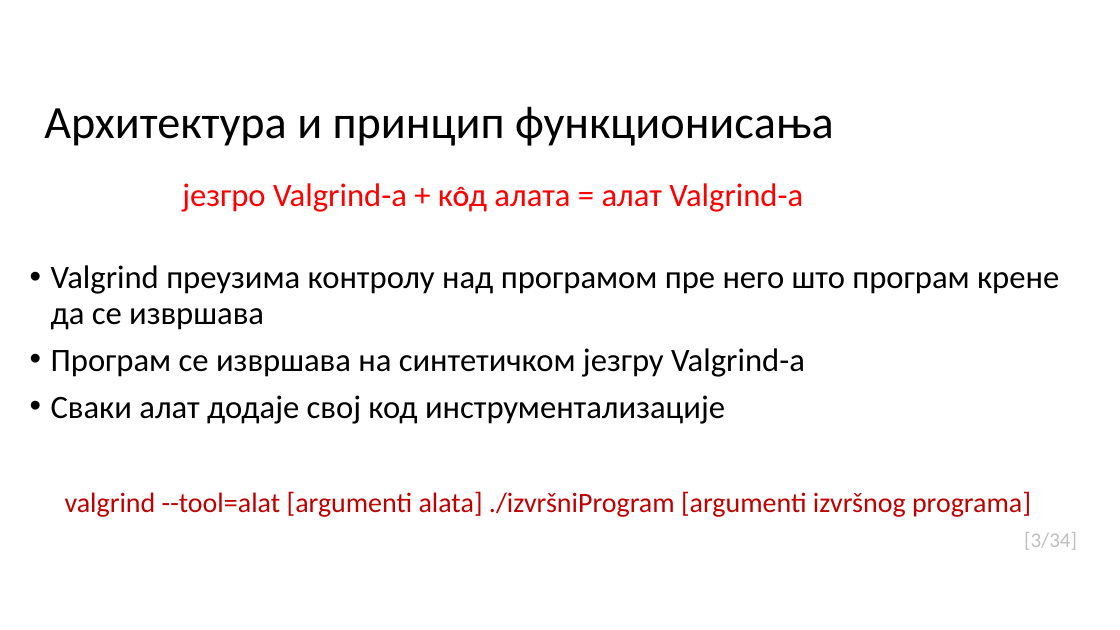
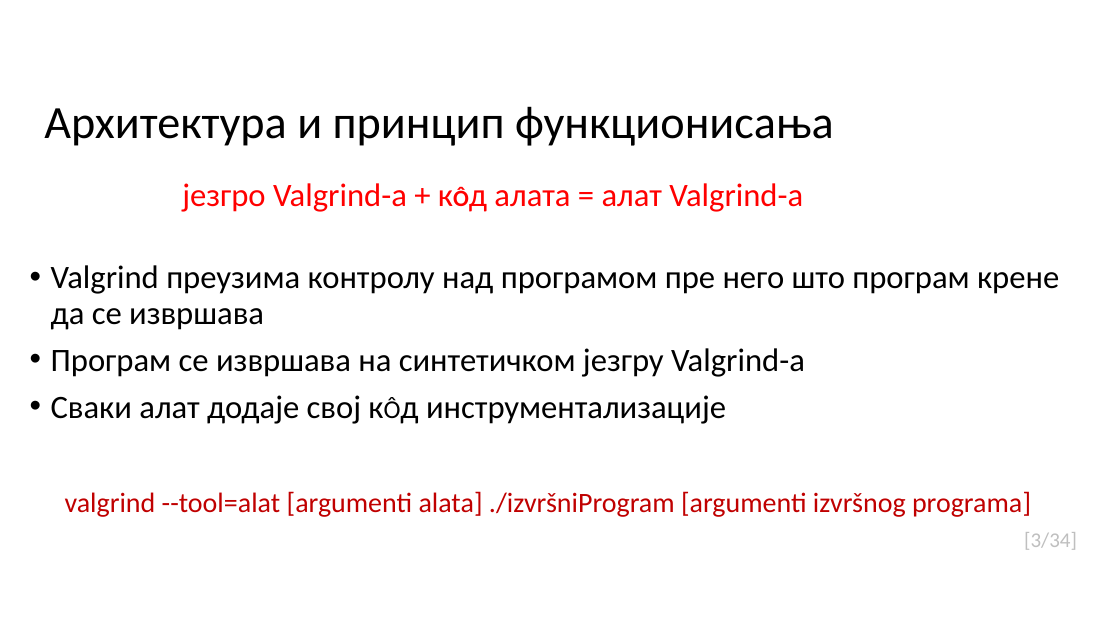
Before and after one commit to LMladenovic/MScThesisPPTX, a slide deck: slide 4 of MATF_primer_prezentacije.pptx. Drawn at 1120x630 pixels with LibreOffice and Linux fonts; fonts in the diff are those of the drawing; background and template pictures are left out. Boxes give left, top, right and bottom in pixels: in the first picture for what was removed or moved away, otherwise in the second. Text is boxed around its words. In the diff, an @@ line names an element or a change of style, - is before the commit and + after.

```diff
--- a/MATF_primer_prezentacije.pptx
+++ b/MATF_primer_prezentacije.pptx
@@ text at (51, 395, 726, 424): text changed @@
-• Сваки алат додаје свој код инструментализације
+• Сваки алат додаје свој кÔд инструментализације
```
Also in this commit, not shown: 10 other slides changed.
